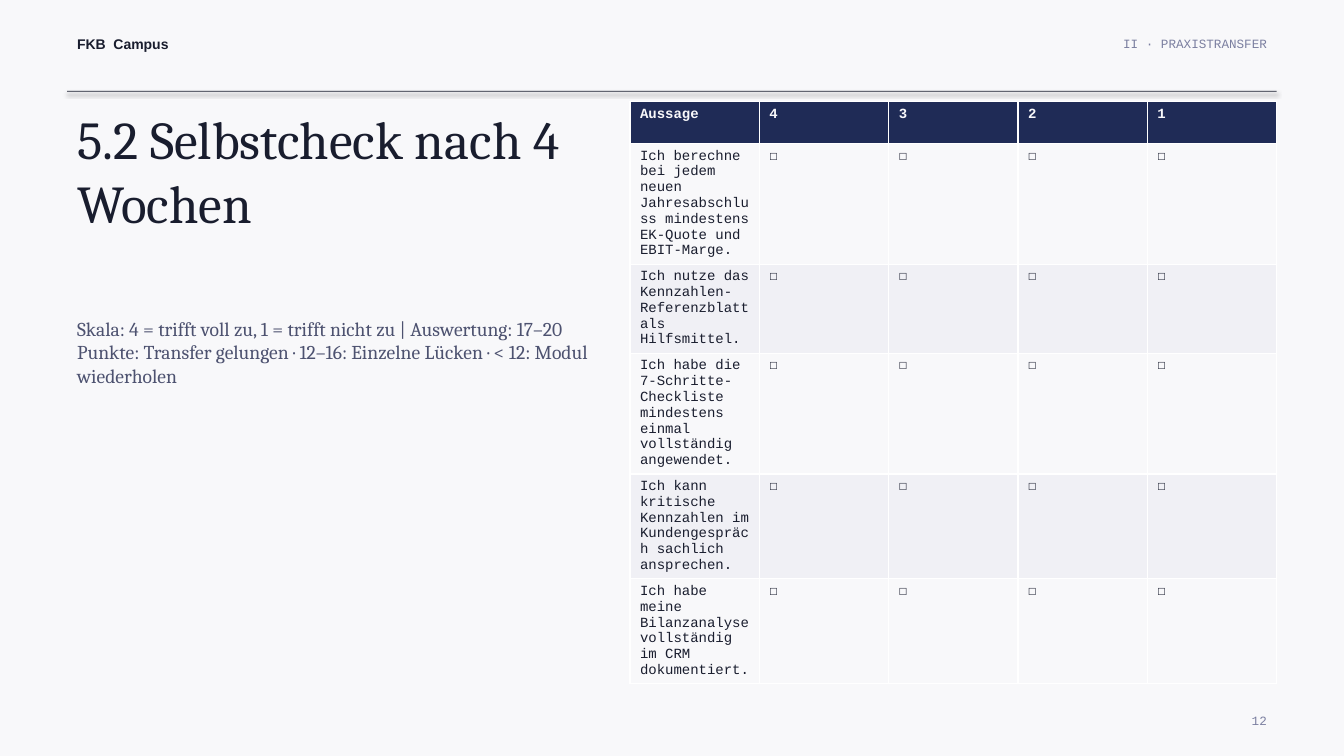
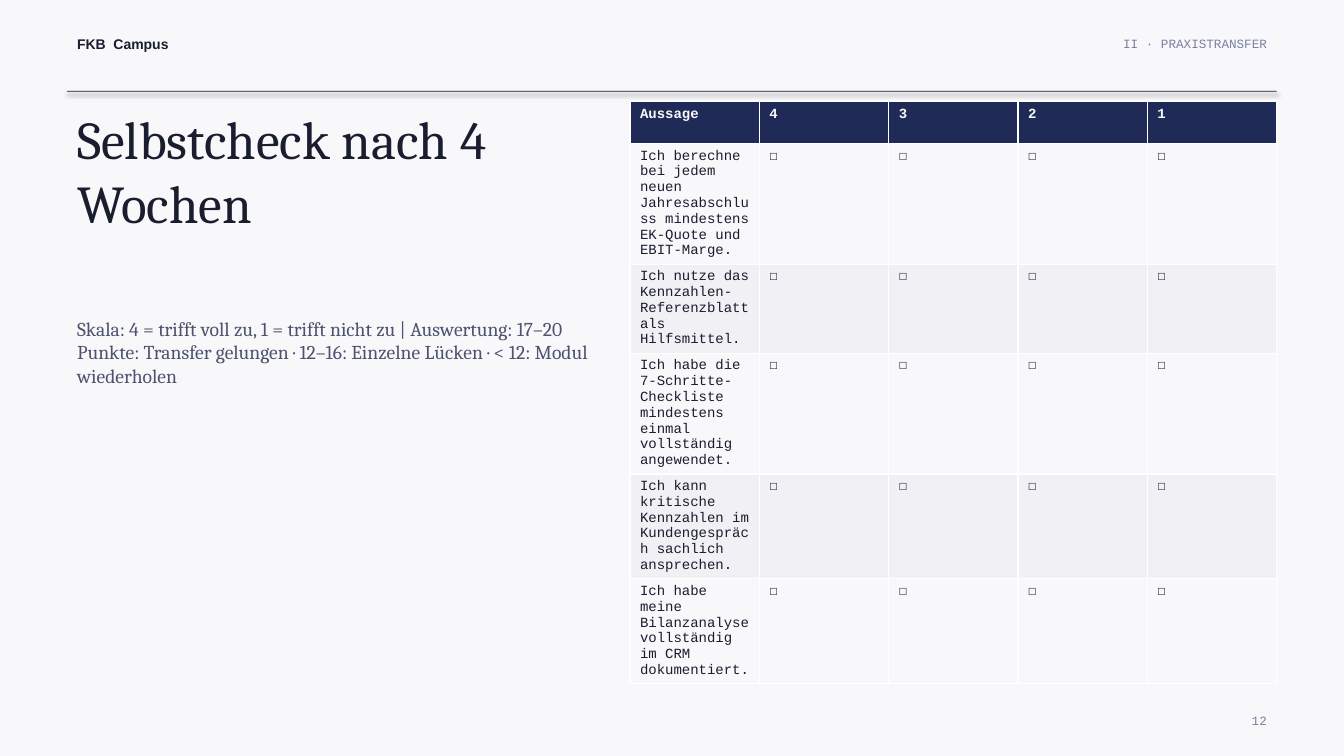
Before and after one commit to ck5rqc47pr-byte/firmenkundenakademie-online, a slide deck: slide 12 of public/downloads/praesentation/M01.pptx. Drawn at 1344x756 pixels with LibreOffice and Linux fonts; fonts in the diff are those of the drawing. Boxes give left, top, right and bottom in pixels: in the first picture for what was removed or moved away, otherwise in the second. Text is boxed around its words. In the diff, an @@ line names an element or a change of style, - is before the commit and + after.

```diff
--- a/public/downloads/praesentation/M01.pptx
+++ b/public/downloads/praesentation/M01.pptx
@@ text at bbox=[77, 122, 486, 224]: text changed @@
-5.2 Selbstcheck nach 4 Wochen
+Selbstcheck nach 4 Wochen
```
Also in this commit, not shown: 10 other slides changed, 1 other file.
